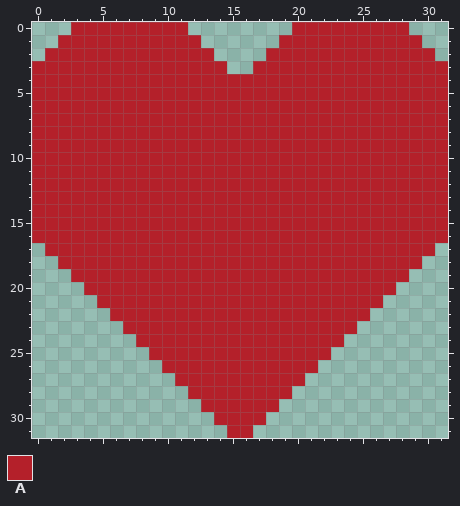
Pixel-art file, stored at src/assets/sprites/aseprite/heart.ase. This is how it looked before the edit.
32x32 pixels, 1 frame.
Palette (. is transparent): A #b4202a
Pixels before, first column x 0:
 0 ...AAAAAAAAA........AAAAAAAAA...
 1 ..AAAAAAAAAAA......AAAAAAAAAAA..
 2 .AAAAAAAAAAAAA....AAAAAAAAAAAAA.
 3 AAAAAAAAAAAAAAA..AAAAAAAAAAAAAAA
 4 AAAAAAAAAAAAAAAAAAAAAAAAAAAAAAAA
 5 AAAAAAAAAAAAAAAAAAAAAAAAAAAAAAAA
 6 AAAAAAAAAAAAAAAAAAAAAAAAAAAAAAAA
 7 AAAAAAAAAAAAAAAAAAAAAAAAAAAAAAAA
 8 AAAAAAAAAAAAAAAAAAAAAAAAAAAAAAAA
 9 AAAAAAAAAAAAAAAAAAAAAAAAAAAAAAAA
10 AAAAAAAAAAAAAAAAAAAAAAAAAAAAAAAA
11 AAAAAAAAAAAAAAAAAAAAAAAAAAAAAAAA
12 AAAAAAAAAAAAAAAAAAAAAAAAAAAAAAAA
13 AAAAAAAAAAAAAAAAAAAAAAAAAAAAAAAA
14 AAAAAAAAAAAAAAAAAAAAAAAAAAAAAAAA
15 AAAAAAAAAAAAAAAAAAAAAAAAAAAAAAAA
16 AAAAAAAAAAAAAAAAAAAAAAAAAAAAAAAA
17 .AAAAAAAAAAAAAAAAAAAAAAAAAAAAAA.
18 ..AAAAAAAAAAAAAAAAAAAAAAAAAAAA..
19 ...AAAAAAAAAAAAAAAAAAAAAAAAAA...
20 ....AAAAAAAAAAAAAAAAAAAAAAAA....
21 .....AAAAAAAAAAAAAAAAAAAAAA.....
22 ......AAAAAAAAAAAAAAAAAAAA......
23 .......AAAAAAAAAAAAAAAAAA.......
24 ........AAAAAAAAAAAAAAAA........
25 .........AAAAAAAAAAAAAA.........
26 ..........AAAAAAAAAAAA..........
27 ...........AAAAAAAAAA...........
28 ............AAAAAAAA............
29 .............AAAAAA.............
30 ..............AAAA..............
31 ...............AA...............
The same view after the edit:
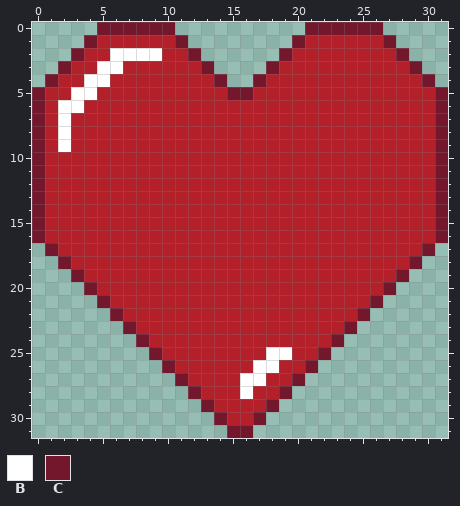
Colours new in this view: B #ffffff  C #73172d
Changes in this commit:
Changed rows in their new state; - is an unchanged pixel.
first column x 0:
 0 ---..CCCCCC.--------.CCCCCC..---
 1 --..C------C.------.C------C..--
 2 -..C--BBBB--C.----.C--------C..-
 3 ..C--BB------C.--.C----------C..
 4 .C--BB--------C..C------------C.
 5 C--BB----------CC--------------C
 6 C-BB---------------------------C
 7 C-B----------------------------C
 8 C-B----------------------------C
 9 C-B----------------------------C
10 C------------------------------C
11 C------------------------------C
12 C------------------------------C
13 C------------------------------C
14 C------------------------------C
15 C------------------------------C
16 C------------------------------C
17 -C----------------------------C-
18 --C--------------------------C--
19 ---C------------------------C---
20 ----C----------------------C----
21 -----C--------------------C-----
22 ------C------------------C------
23 -------C----------------C-------
24 --------C--------------C--------
25 ---------C--------BB--C---------
26 ----------C------BB--C----------
27 -----------C----BB--C-----------
28 ------------C---B--C------------
29 -------------C----C-------------
30 --------------C--C--------------
31 ---------------CC---------------
Where, in picture pixels (left, top, right, bottom), the same in both pictures:
changed: (32, 22, 448, 438)
